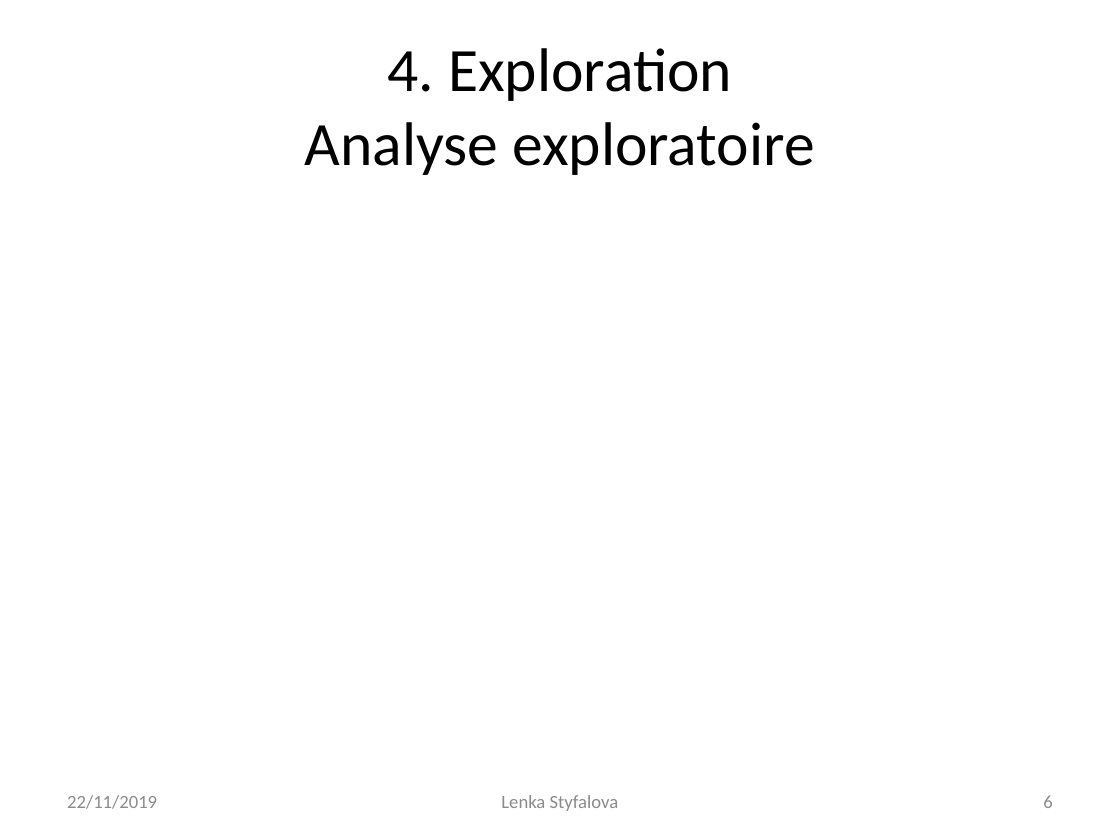
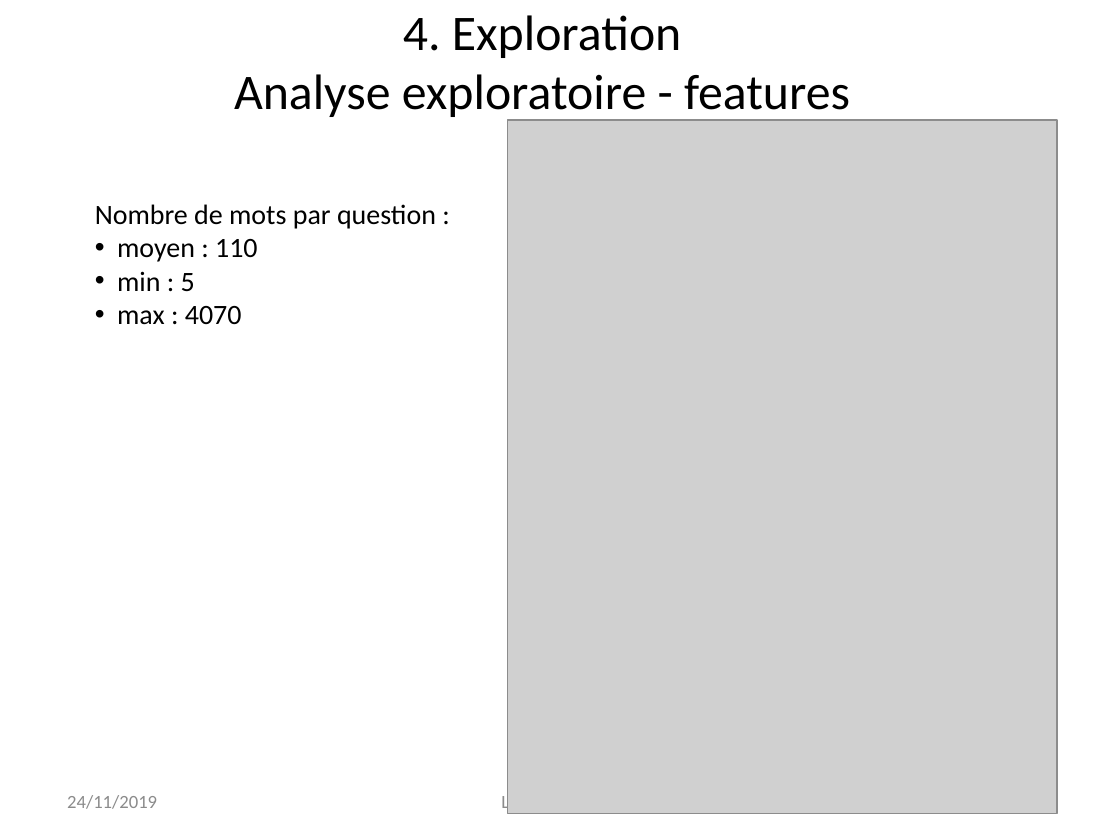
Before and after one commit to Lenka-St/Projet5, a slide deck: slide 8 of Projet 5 - Catégorisez automatiquement des questions.pptx (slide 6 before the commit). Drawn at 1120x840 pixels with LibreOffice and Linux fonts; fonts in the diff are those of the drawing; grey boxes stand for pictures. Boxes give left, top, right and bottom in pixels: in the first picture for what was removed or moved away, otherwise in the second. Text is boxed around its words. In the diff, an @@ line names an element or a change of style, - is before the commit and + after.

```diff
--- a/Projet 5 - Catégorisez automatiquement des questions.pptx
+++ b/Projet 5 - Catégorisez automatiquement des questions.pptx
@@ title at (234,15,850,121): text changed; size 39.6 to 32 pt @@
-4. Exploration
-Analyse exploratoire
+4. Exploration
+Analyse exploratoire - features
@@ picture added at (507,120,1057,813) @@
@@ text added at (95,204,436,325), 18 pt, text #000000 @@
+Nombre de mots par question :
+• moyen : 110
+• min : 5
+• max : 4070
@@ text at (67,795,157,809): text changed @@
-22/11/2019
+24/11/2019
@@ page number at (1043,813,1052,814): text changed @@
-6
+8
```
Also in this commit, not shown: 11 other slides changed, 5 slides added, 3 other files.
